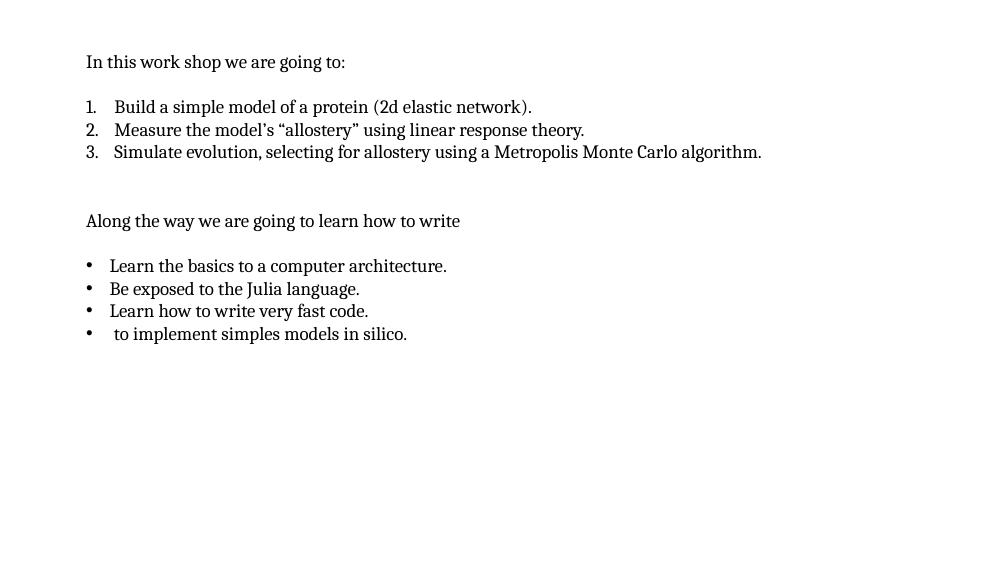
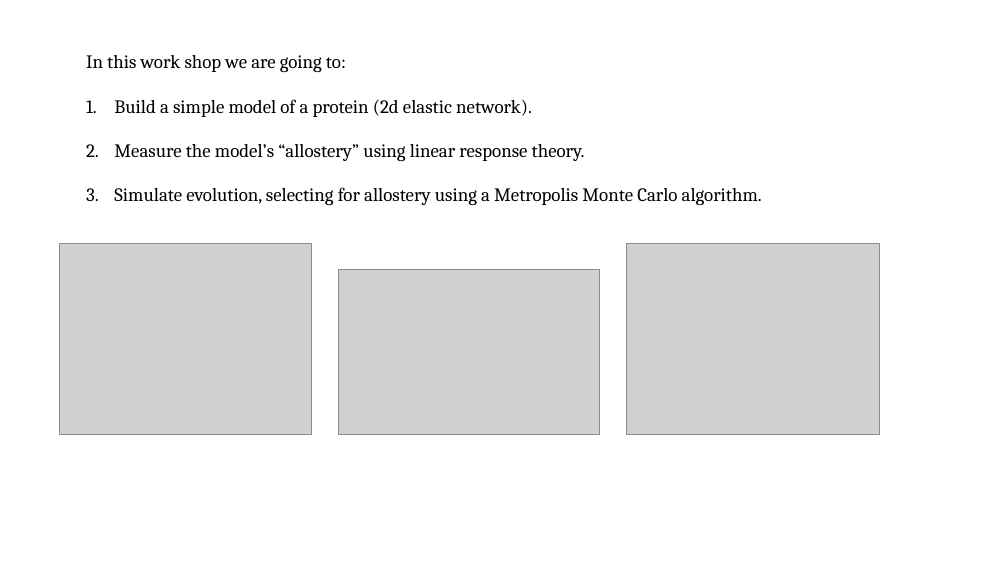
Before and after one commit to ericrouviere/BPHYS_workshop_2022, a slide deck: slide 4 of Introduction_pres_BPHYS_workshop.pptx. Drawn at 1008x567 pixels with LibreOffice and Linux fonts; fonts in the diff are those of the drawing; grey boxes stand for pictures. Boxes give left, top, right and bottom in pixels: in the first picture for what was removed or moved away, otherwise in the second. Text is boxed around its words. In the diff, an @@ line names an element or a change of style, - is before the commit and + after.

```diff
--- a/Introduction_pres_BPHYS_workshop.pptx
+++ b/Introduction_pres_BPHYS_workshop.pptx
@@ text at (114, 99, 762, 205): more space between paragraphs @@
@@ text at (86, 214, 461, 344): paragraphs removed @@
-Along the way we are going to learn how to write
-• Learn the basics to a computer architecture.
-• Be exposed to the Julia language.
-• Learn how to write very fast code.
-• to implement simples models in silico.
@@ picture added at (59, 244, 312, 435) @@
@@ picture added at (339, 269, 600, 434) @@
@@ picture added at (627, 244, 879, 435) @@
```
Also in this commit, not shown: 1 other slide changed, 12 slides removed, 21 other files.
